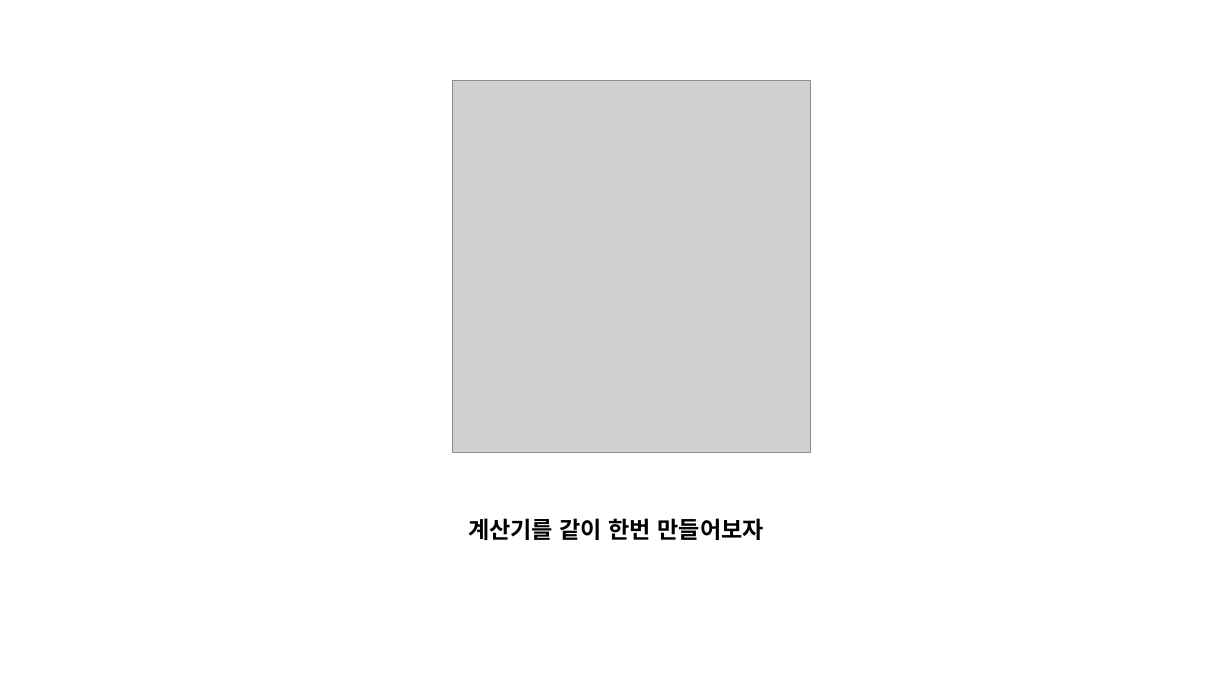
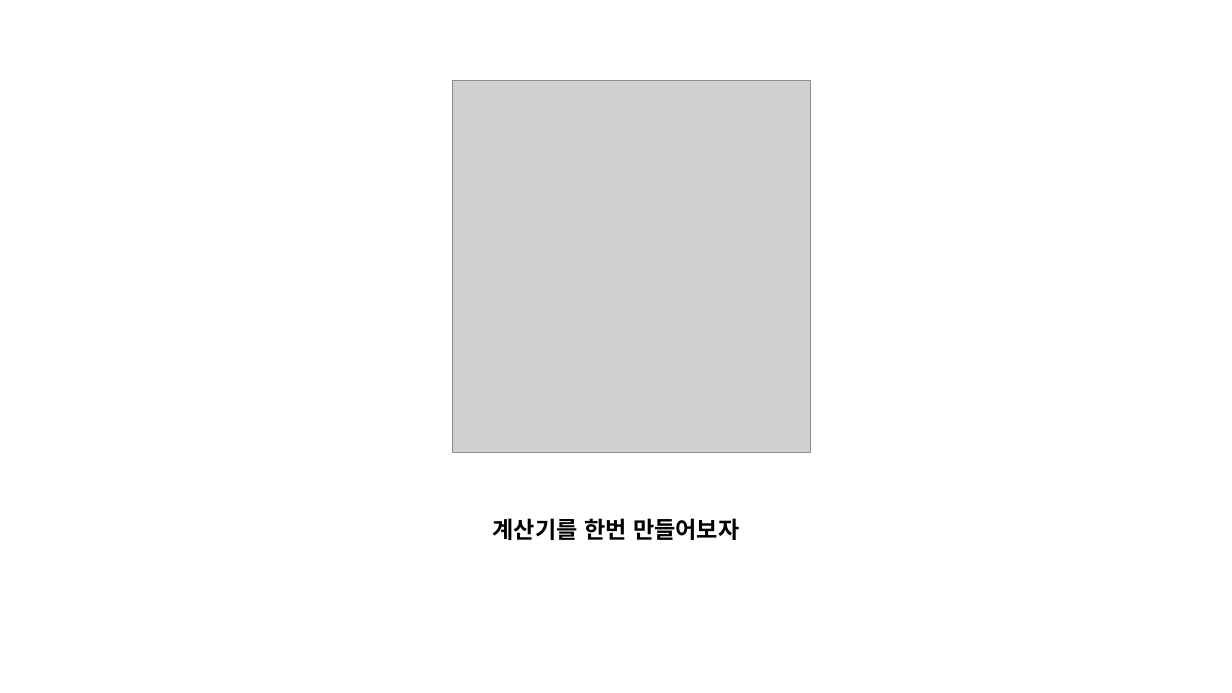
Before and after one commit to JJaery/SBSGameAcademy3, a slide deck: slide 33 of 2주차/SBS게임아카데미_UNITY주말4개월_2주차.pptx (slide 25 before the commit). Drawn at 1232x693 pixels with LibreOffice and Linux fonts; fonts in the diff are those of the drawing; grey boxes stand for pictures; background and template pictures are left out. Boxes give left, top, right and bottom in pixels: in the first picture for what was removed or moved away, otherwise in the second. Text is boxed around its words. In the diff, an @@ line names an element or a change of style, - is before the commit and + after.

```diff
--- a/2주차/SBS게임아카데미_UNITY주말4개월_2주차.pptx
+++ b/2주차/SBS게임아카데미_UNITY주말4개월_2주차.pptx
@@ text at (493, 518, 739, 540): text changed @@
-계산기를 같이 한번 만들어보자
+계산기를 한번 만들어보자
```
Also in this commit, not shown: 18 other slides changed, 9 slides added.
